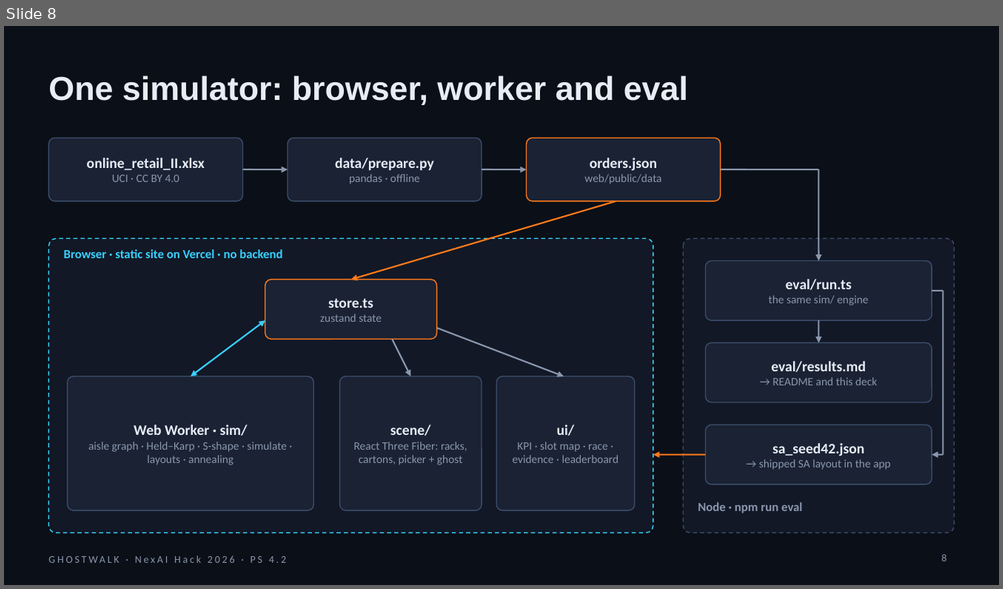
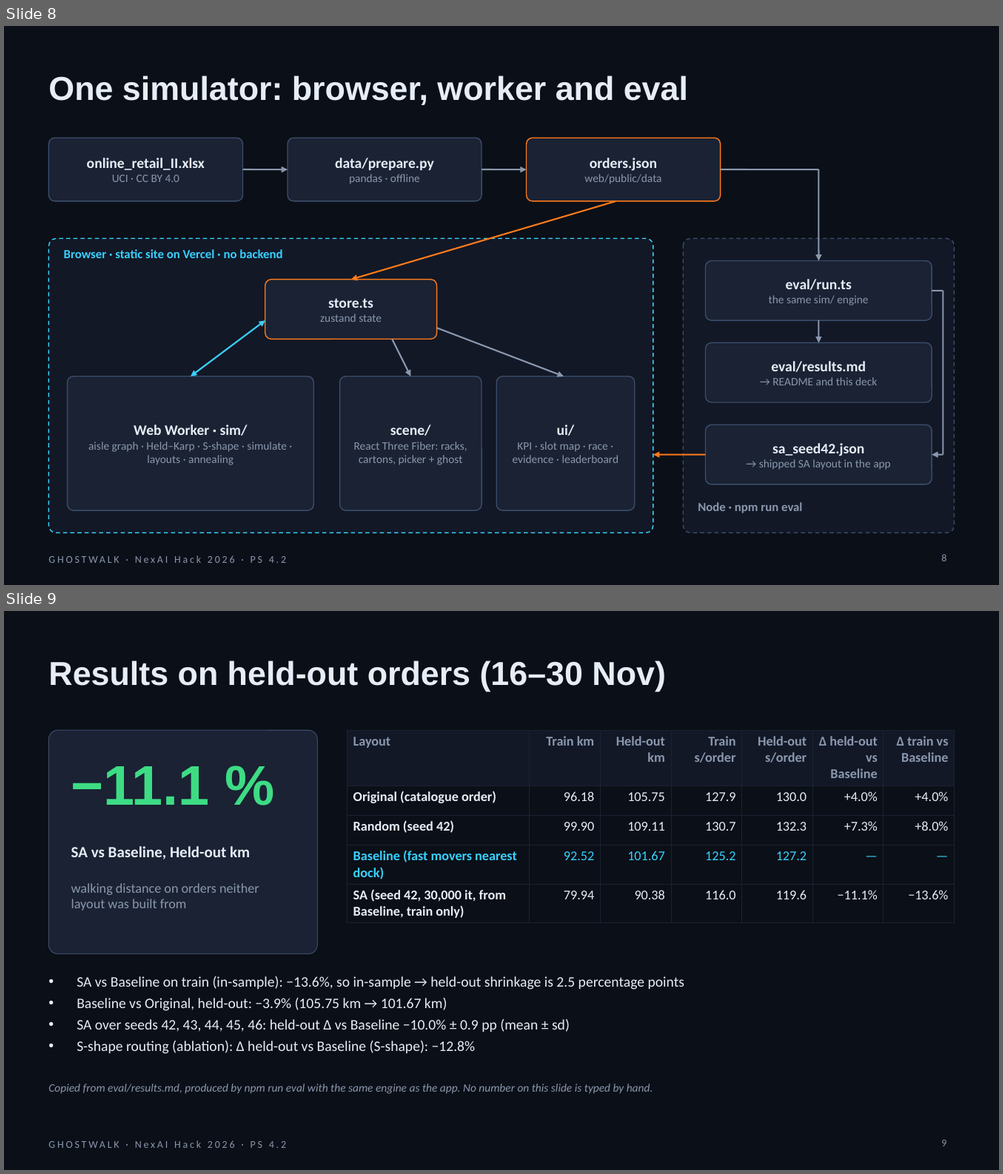
Before and after one commit to Anandb71/ghostwalk, a slide deck: docs/pitch/Ghostwalk_pitch.pptx. Shown one above the other, each under a label of ours: slide 8 before the commit, slides 8 and 9 after it. The pictures are 1003x589 and 1003x1174 pixels, drawn with LibreOffice and Linux fonts; fonts in the diff are those of the drawing; background and template pictures are left out. Boxes give left, top, right and bottom in pixels: in the first picture for what was removed or moved away, otherwise in the second. Text is boxed around its words. In the diff, an @@ line names an element or a change of style, - is before the commit and + after.

Commit message:
Pitch deck: rebuilt with eval results and screenshots; lead with the Baseline ghost vs SA, copied supporting results (#10)

```diff
--- a/docs/pitch/Ghostwalk_pitch.pptx
+++ b/docs/pitch/Ghostwalk_pitch.pptx
@@ slide 9 added at [4,611,999,1170], background #0B0F17; not listed: 1 template element that a slide beside it also shows @@
@@ title added at [48,661,666,692], 32 pt, text #E6EDF7, bold @@
+Results on held-out orders (16–30 Nov)
@@ rounded rectangle added at [48,730,317,954], fill #1A2233, outline #3B4D6B 0.75 pt @@
@@ table added at [347,730,955,921], 5 rows, 7 columns @@
+Layout | Train km | Held-out km | Train s/order | Held-out s/order | Δ held-out vs Baseline | Δ train vs Baseline
+Original (catalogue order) | 96.18 | 105.75 | 127.9 | 130.0 | +4.0% | +4.0%
+Random (seed 42) | 99.90 | 109.11 | 130.7 | 132.3 | +7.3% | +8.0%
+Baseline (fast movers nearest dock) | 92.52 | 101.67 | 125.2 | 127.2 | — | —
+SA (seed 42, 30,000 it, from Baseline, train only) | 79.94 | 90.38 | 116.0 | 119.6 | −11.1% | −13.6%
@@ text added at [71,766,210,805], 54 pt, text #3DDC84, bold @@
+−11.1 %
@@ text added at [71,846,250,860], 15 pt, text #E6EDF7, bold @@
+SA vs Baseline, Held-out km
@@ text added at [71,883,259,911], 13 pt, text #8A97AD @@
+walking distance on orders neither layout was built from
@@ text added at [77,977,685,1054], 14 pt, text #E6EDF7 @@
+• SA vs Baseline on train (in-sample): −13.6%, so in-sample → held-out shrinkage is 2.5 percentage points
+• Baseline vs Original, held-out: −3.9% (105.75 km → 101.67 km)
+• SA over seeds 42, 43, 44, 45, 46: held-out Δ vs Baseline −10.0% ± 0.9 pp (mean ± sd)
+• S-shape routing (ablation): Δ held-out vs Baseline (S-shape): −12.8%
@@ text added at [48,1084,653,1094], 11 pt, text #8A97AD, italic @@
+Copied from eval/results.md, produced by npm run eval with the same engine as the app. No number on this slide is typed by hand.
@@ page number added at [941,1140,946,1147], 10 pt, text #8A97AD @@
+9
```
Also in this commit, not shown: 4 slides changed, 1 slide removed, 4 other files.
